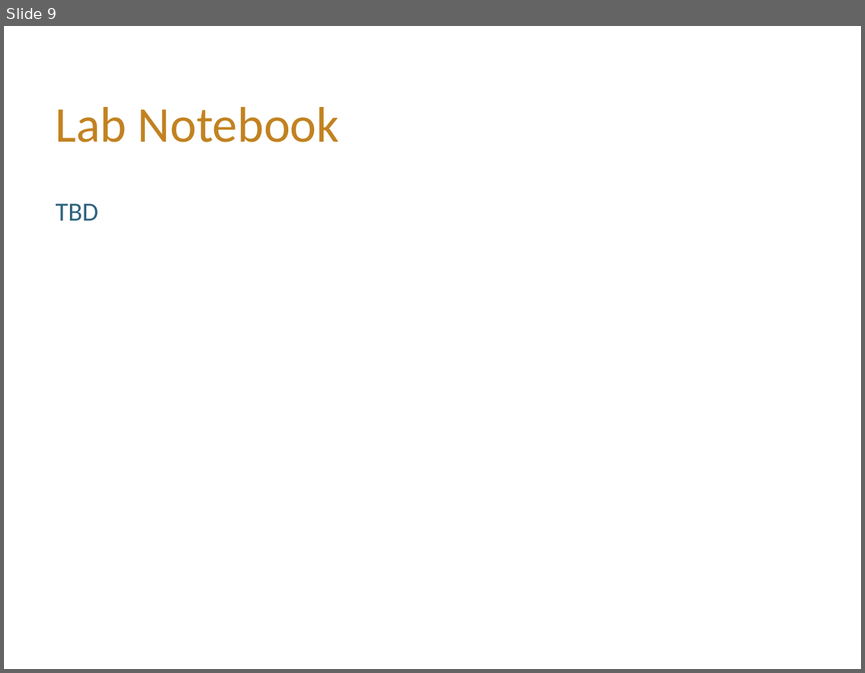
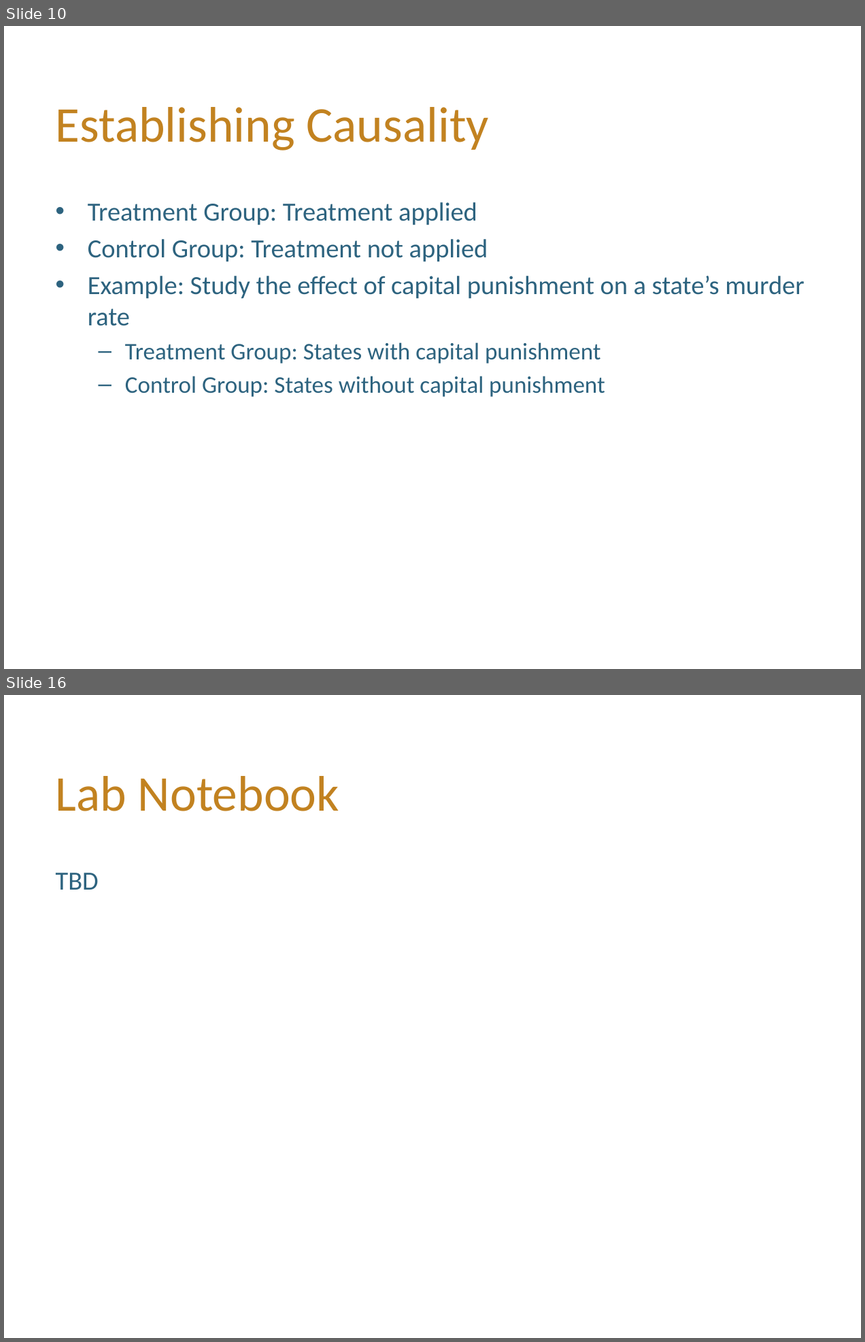
Before and after one commit to hLuo27/teaching, a slide deck: data8/lab2.pptx. Shown one above the other, each under a label of ours: slide 9 before the commit, slides 10 and 16 after it; the slides between them are not shown. The pictures are 865x673 and 865x1342 pixels, drawn with LibreOffice and Linux fonts; fonts in the diff are those of the drawing; background and template pictures are left out. Boxes give left, top, right and bottom in pixels: in the first picture for what was removed or moved away, otherwise in the second. Text is boxed around its words. In the diff, an @@ line names an element or a change of style, - is before the commit and + after.

```diff
--- a/data8/lab2.pptx
+++ b/data8/lab2.pptx
@@ slide 10 added at [4,26,861,669], background #FFFFFF @@
@@ title added at [56,107,489,150], 42 pt, text #C28220 @@
+Establishing Causality
@@ text added at [88,202,804,397], 22 pt, text #2D637F @@
+• Treatment Group: Treatment applied
+• Control Group: Treatment not applied
+• Example: Study the effect of capital punishment on a state’s murder rate
+  – Treatment Group: States with capital punishment
+  – Control Group: States without capital punishment
@@ what was slide 9 is now slide 16 @@
```
Also in this commit, not shown: 2 slides changed, 12 other slides added, 6 slides removed.
